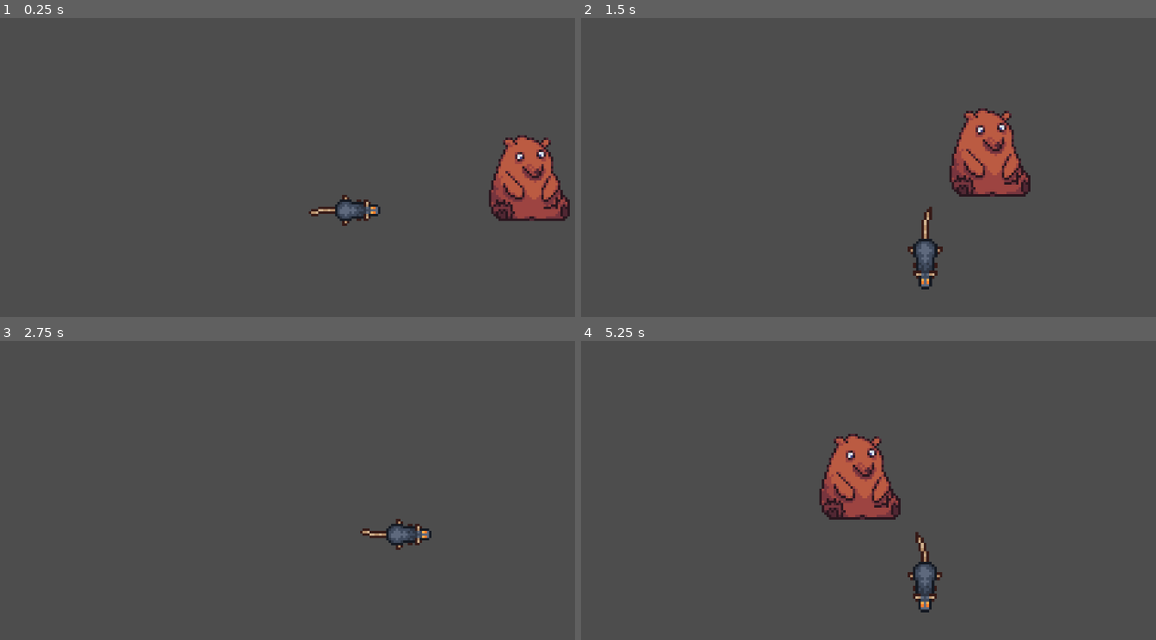
Above: before the commit, frames 1-4 (two rows, left to right).
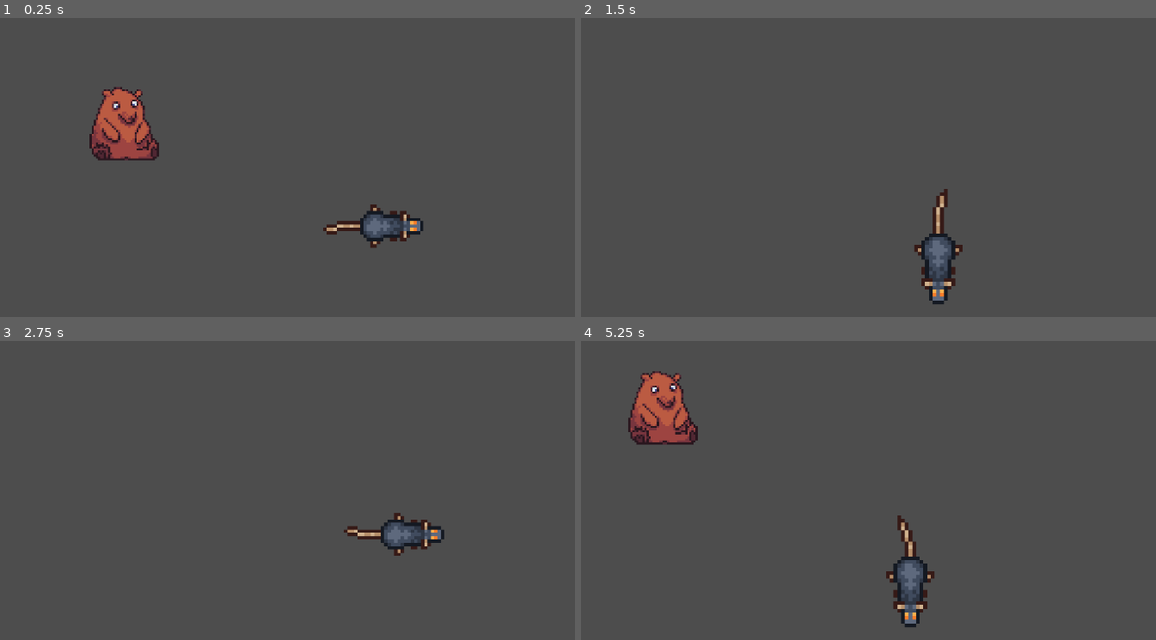
Above: after the commit, the same moments.

Repository: OzanKutlar/SecretSantaJamGame
Game: Godot game, scene res://GameScene.tscn
Same seed, same stepped clock (60 frames per second), same inputs: the game is played once before the commit and once after it.
Inputs:
- Up to frame 1 (0.25 s): no input
- Up to frame 2 (1.5 s): hold D (move_right) 0.53-1.28 s; tap E (interact) at 0.6, 1.35 s; tap Space (jump) at 0.77 s; hold S (move_down) from 1.28 s (still down)
- Up to frame 3 (2.75 s): tap Space (jump) at 1.52 s; release S (move_down) at 2.03 s; hold D (move_right) from 2.03 s (still down); tap E (interact) at 2.1 s
- Up to frame 4 (5.25 s): release D (move_right) at 2.78 s; hold W (move_up) 2.78-3.53 s; tap E (interact) every 0.75 s from 2.85 to 5.1 s; tap Space (jump) at 3.02, 3.77, 4.52 s; hold A (move_left) 3.53-5.03 s; hold S (move_down) from 5.03 s (still down)

The runs differ from the first frame. In frame 1, 6.6% of the frame differs, in the area x 15-100%, y 22-78%; in frame 2, 4.7%; in frame 3, 1.0%; in frame 4, 6.9%, in the area x 8-63%, y 10-96%.

Commit message:
Added stuff

Diff:
--- a/GameScene.tscn
+++ b/GameScene.tscn
@@ -1,8 +1,10 @@
-[gd_scene load_steps=9 format=3 uid="uid://6a6t4yick2h7"]
+[gd_scene load_steps=11 format=3 uid="uid://6a6t4yick2h7"]
 
 [ext_resource type="PackedScene" uid="uid://dlu26gpugixvu" path="res://Objects/Player/Player.tscn" id="1_fu7b4"]
 [ext_resource type="PackedScene" uid="uid://dgmuix6bc67yk" path="res://Objects/NPC/NPC.tscn" id="2_lw1mj"]
+[ext_resource type="Script" path="res://StandAloneScripts/CameraFixLocation.gd" id="2_qjm1i"]
 [ext_resource type="Texture2D" uid="uid://bacalmb0d33ey" path="res://Resources/Sprites/BearIdle.png" id="3_7pc2s"]
+[ext_resource type="PackedScene" uid="uid://4xucd7dacd1v" path="res://Objects/Mission/MissionBox.tscn" id="3_yiyuy"]
 
 [sub_resource type="AtlasTexture" id="AtlasTexture_awa5b"]
 atlas = ExtResource("3_7pc2s")
@@ -43,14 +45,27 @@
 [node name="Node2D" type="Node2D"]
 
 [node name="Player" parent="." node_paths=PackedStringArray("camera") instance=ExtResource("1_fu7b4")]
-position = Vector2(0, -1)
+position = Vector2(231, 124)
+scale = Vector2(5.6, 5.6)
 camera = NodePath("../Camera2D")
 
 [node name="Camera2D" type="Camera2D" parent="."]
-zoom = Vector2(4, 4)
+script = ExtResource("2_qjm1i")
+label_objects = [{
+"label": NodePath("MissionBox"),
+"xOffset": -300,
+"yOffset": 20
+}]
+
+[node name="MissionBox" parent="Camera2D" instance=ExtResource("3_yiyuy")]
+offset_left = 256.0
+offset_top = -321.0
+offset_right = 636.0
+offset_bottom = -137.0
 
 [node name="Npc" parent="." instance=ExtResource("2_lw1mj")]
-position = Vector2(78, 0)
+position = Vector2(-184, 2)
+scale = Vector2(3.41975, 3.41975)
 npc_name = "Test - Sheep"
 isTalkable = true
 
--- a/Objects/NPC/npc.gd
+++ b/Objects/NPC/npc.gd
@@ -1,24 +1,25 @@
 extends StaticBody2D
 
+@export var start_quest = "Change me!"
+@export var mid_quest = ["Change me in the middle!", "This is a second dialogue!"]
+@export var end_quest = "Change me! But end this time."
+@export var post_quest = "You've already finished my task. Get out!"
+@export var npc_name = "Default"
+@export var isTalkable = false
 
-@export var start_quest = "Change me!";
+var questState = 0
+var cycleIndex = 0
 
-@export var mid_quest = ["Change me in the middle!", "This is a second dialogue!"];
-
-@export var end_quest = "Change me! But end this time.";
-
-@export var post_quest = "You've already finished my task. Get out!";
-
-@export var npc_name = "Default";
-
-@export var isTalkable = false;
-
-var questState = 0;
-
-var cycleIndex = 0;
-
-
-
+@export var missionToGive := {
+	"Mission Name": "Default Mission",
+	"Mission Item": 0, # Example: ID for the item required for the mission
+	"Mission Goal": 1, # Example: The number of items needed
+	"Mission Given By": "Default",
+	"Mission Reward": "Gold", # Example: Type of reward
+	"Reward Amount": 100, # Example: Amount of reward
+	"Mission State": 1, # 1 = Not started, 2 = In progress, 3 = Completed
+	"Currently Collected": 0
+}
 
 func getDialogue():
 	match questState:
@@ -34,3 +35,48 @@
 			return post_quest
 		_:
 			return "Invalid quest state."
+
+# Reference to mission controller, which should be an object managing all missions
+var mission_controller = []
+
+func add_mission(name, item_id, amount, given_by, reward := 0, reward_amount := 10) -> int:
+	var mission = {
+		"Mission Name": name,
+		"Mission Item": item_id,
+		"Mission Goal": amount,
+		"Mission Given By": given_by,
+		"Mission Reward": reward,
+		"Reward Amount": reward_amount,
+		"Mission State": 1,
+		"Currently Collected": 0
+	}
+
+	mission_controller.append(mission)
+	return mission_controller.size() - 1
+
+# Function to interact with the NPC and manage quest states
+func interact_with_npc(body):
+	if questState == 0:
+		# Add the mission when the quest state is 0
+		var mission_id = body.mission_contorller.add_mission(
+			missionToGive["Mission Name"],
+			missionToGive["Mission Item"],
+			missionToGive["Mission Goal"],
+			missionToGive["Mission Given By"],
+			missionToGive["Mission Reward"],
+			missionToGive["Reward Amount"]
+		)
+		# Log the mission ID
+		print("Mission added with ID: ", mission_id)
+		questState = 1  # Update quest state to indicate progress
+	elif questState == 1:
+		# Dialogue and mission progress for mid-quest
+		print(getDialogue())
+	elif questState == 2:
+		# Quest is completed
+		print(getDialogue())
+	elif questState == 3:
+		# Post-quest dialogue
+		print(getDialogue())
+	else:
+		print("Invalid state.")
--- a/Objects/Player/Player.gd
+++ b/Objects/Player/Player.gd
@@ -8,7 +8,7 @@
 }
 var current_state = State.IDLE
 
-const SPEED = 130.0
+const SPEED = 500.0
 const TRANSFORMATION_DELAY = 5 * 60
 var stopped_time = 0
 @export var camera: Camera2D = null
@@ -21,6 +21,8 @@
 var last_rotation = 0.0
 
 const ninetyDegree = (PI/2);
+
+@export var missionController: Node2D;
 
 var externalForce = Vector2(0,0)
 
